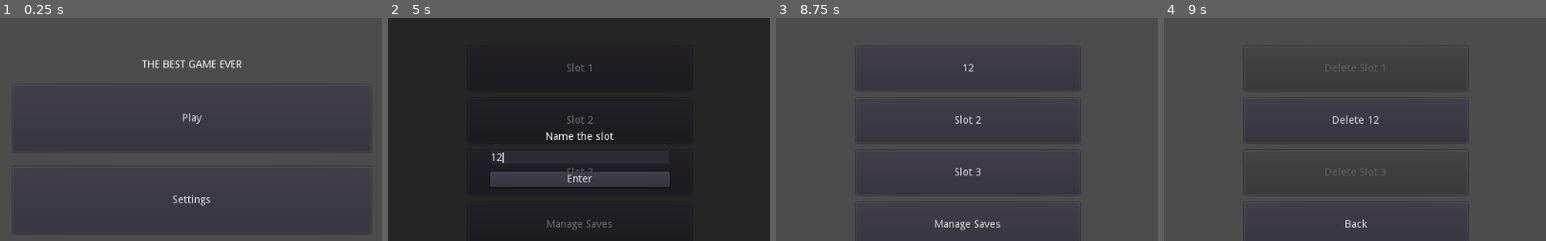
Above: before the commit, frames 1-4 (left to right).
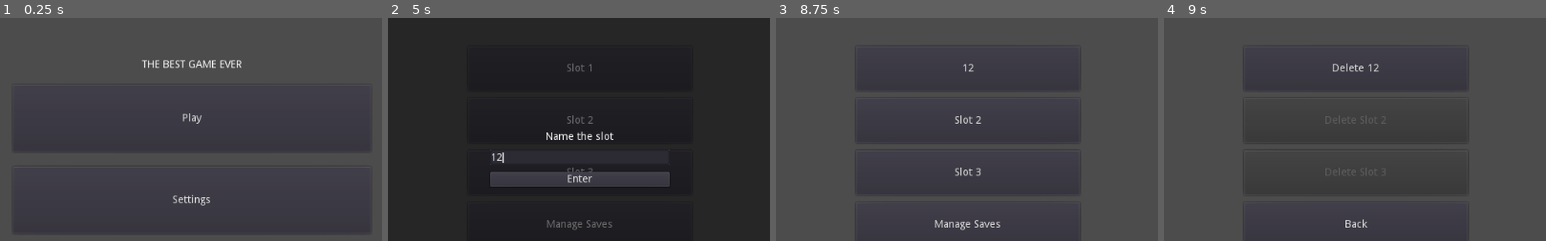
Above: after the commit, the same moments.

Repository: DeeJayLSP/godot-save-config-demo
Game: Godot game, scene res://MainMenu.tscn
Same seed, same stepped clock (60 frames per second), same inputs: the game is played once before the commit and once after it.
Inputs (mouse positions are % of the whole screen's width and height, from its top left):
- Up to frame 1 (0.25 s): no input
- Up to frame 2 (5 s): click "Play" at 0.5 s; click "Back" at 1.25 s; click "Play" at 2 s; click "Slot 1" at 2.75 s; click (50, 52) at 3.52 s; type "12" at 3.6 s; click "Slot 2" at 4.25 s
- Up to frame 3 (8.75 s): click "Slot 3" at 5 s; click "12" at 5.75 s; click (28, 85) at 6.52 s; type "12" at 6.6 s; click (50, 85) at 6.75 s; type "12" at 6.83 s; click "Back" at 7.25 s; click "Play" at 8 s
- Up to frame 4 (9 s): click "Manage Saves" at 8.75 s
The pictures show only the part of the screen within x 25-75%, y 21-71%; the shares and areas given below are measured in that part.

Frames 1-3 are identical in both runs. In frame 4, 0.5% of the frame differs, in the area x 42-58%, y 20-48%.

Commit message:
Fixed a lot of breaking bugs
-Fixed Manage targeting wrong save files;
-Added more comments.

Diff:
--- a/Game.gd
+++ b/Game.gd
@@ -8,8 +8,10 @@
 var data = Userdata.session_data
 
 func _ready():
+	#Convert the session dictionary into a string to show on screen;
 	monitor.text = str(data)
 
+#Detects Apply button press and applies the variables to the data;
 func _on_AOApply_pressed():
 	var set_variable = variable.text
 	var set_value = value.text
@@ -17,8 +19,10 @@
 	Userdata.gather_data({set_variable: set_value}, overwrite_state)
 	_ready()
 
+#Call the function to save the session dictionary on file
 func _on_Save_pressed():
 	Userdata.save_data()
 
+#Exits and opens the main menu;
 func _on_Back_pressed():
 	get_tree().change_scene("res://MainMenu.tscn")
--- a/LicenseComplying.gd
+++ b/LicenseComplying.gd
@@ -1,4 +1,6 @@
 extends Node
+
+#This script is intended solely for printing licenses
 
 var license_godot = """
 
@@ -45,3 +47,4 @@
 	print(license_godot)
 	yield(get_tree().create_timer(1.0), "timeout")
 	print(license_third_party)
+	queue_free()
--- a/Manage.gd
+++ b/Manage.gd
@@ -9,22 +9,25 @@
 		if option > 2:
 			break
 		#Check if there's a save file with a name;
-		var slot_name = Userdata.check_data(option)
+		var slot_name = Userdata.check_data(option + 1)
 		#If there is a name, rename the button label to it;
 		if slot_name:
 			slots.get_child(option).text = "Delete %s" %slot_name
 			slots.get_child(option).save_exists = true
+		#Disable the slot if it doesn't exist;
 		else:
 			slots.get_child(option).disabled = true
 
 func _on_Back_pressed():
 	get_tree().change_scene("res://Play.tscn")
 
+#Opens a confirmation popup;
 func _on_slot_pressed(slot):
 	print("Slot pressed: %d" %slot)
 	Userdata.active_slot = slot
 	confirmation.show()
 
+#The following functions handle delete confirmations;
 func _on_Yes_pressed():
 	confirmation.hide()
 	Userdata.erase_data()
--- a/SaveSlot.gd
+++ b/SaveSlot.gd
@@ -1,12 +1,18 @@
 extends Button
 
+#This script handles every save slot on Play screen;
+
+#The following variable will be replaced once Play readies;
 var save_exists := false
 var slot : int
 
+#Separate signal intended to send the slot to Play screen/
 signal slot_pressed(slot)
 
 func _on_pressed():
+	#Identifies which slot is this;
 	slot = get_index() + 1
+	#Opens the "Game" screen, or sends a signal to create a save file;
 	if save_exists:
 		Userdata.load_data(slot)
 		get_tree().change_scene("res://Game.tscn")
--- a/Userdata.gd
+++ b/Userdata.gd
@@ -59,7 +59,6 @@
 	#Write default settings to cfg;
 	for key in default_config.keys():
 		cfg.set_value("settings", key, default_config[str(key)])
-	print("Config file does not exist. Creating a default one.")
 	cfg.save(CONFIG_FILE)
 	load_config()
 	return cfg
@@ -72,7 +71,6 @@
 	#Check if the file went away during runtime;
 	if unexistant: cfg = revert_config(cfg)
 	cfg.set_value("settings", setting, value)
-	print(setting, " set to ", value)
 	cfg.save(CONFIG_FILE)
 
 func get_config(setting):
@@ -90,7 +88,6 @@
 	var fileslot = "%s%d" %[SAVE_FILE, slot] #Points to the file of that slot
 	var file = File.new()
 	if file.file_exists(fileslot):
-		print("File exists! Checking...")
 		file.open(fileslot, File.READ)
 		return file.get_var()["name"]
 	else: return null
